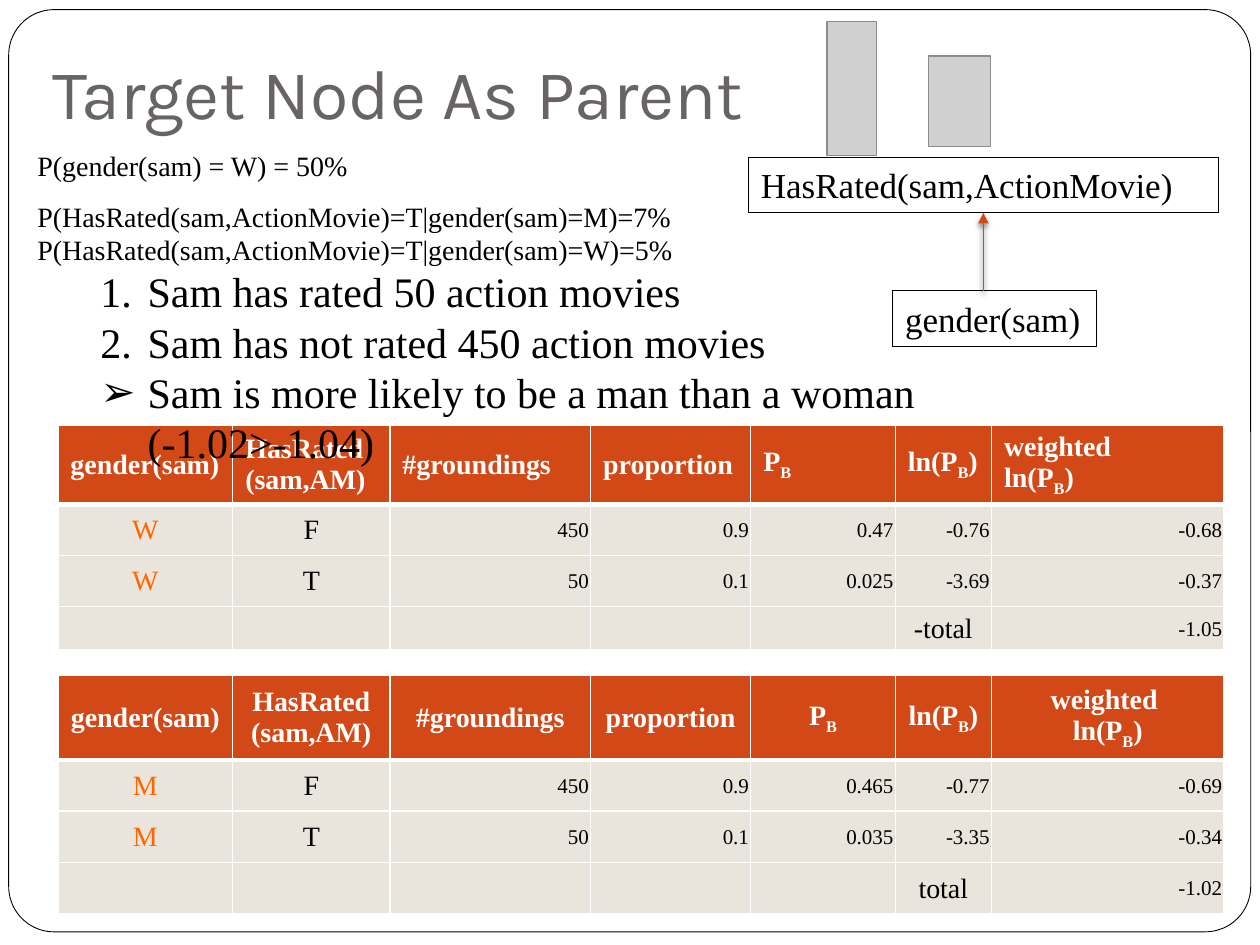
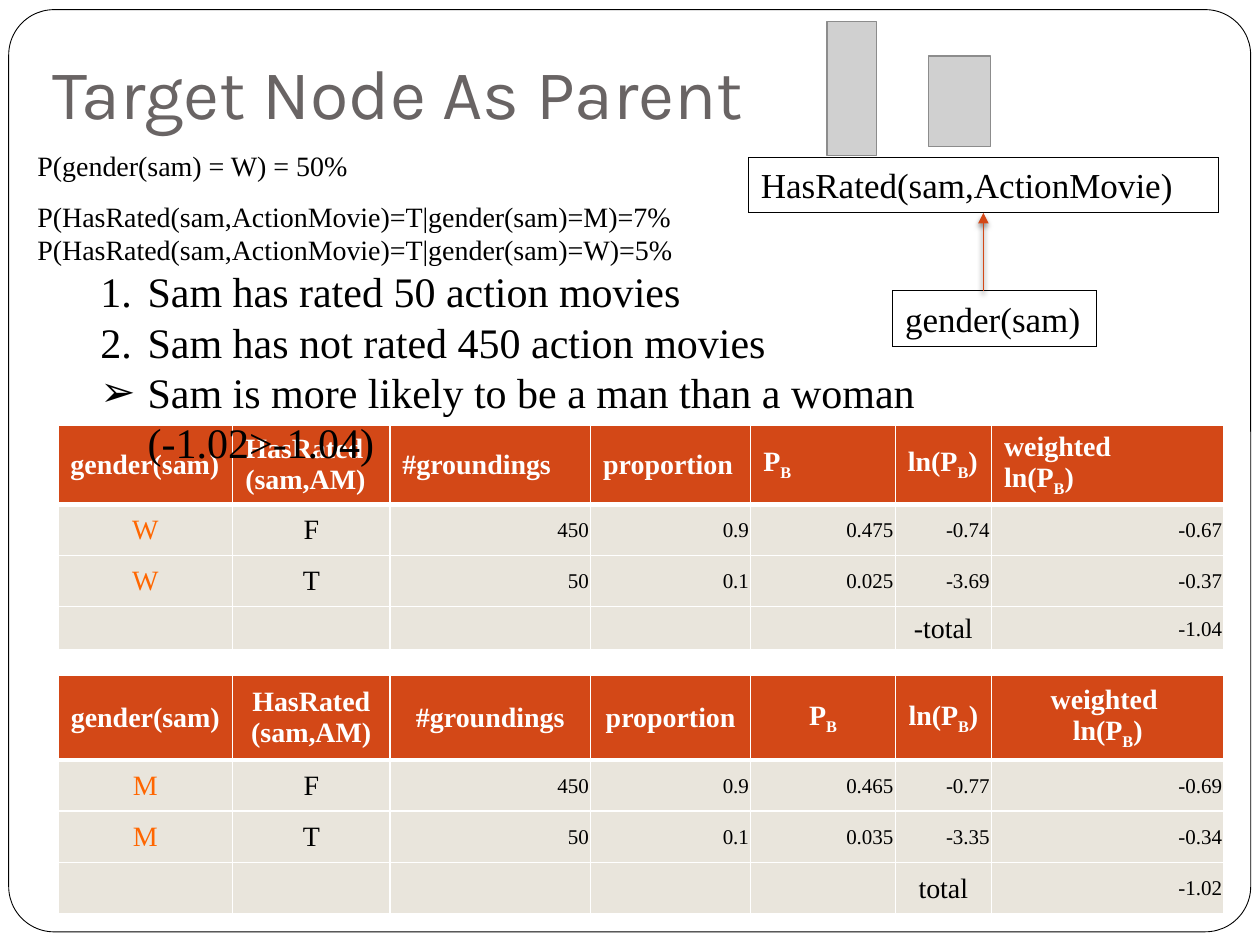
Before and after one commit to oschulte/srl-tutorial-slides, a slide deck: slide 16 of ch5-rel-bayes-net-classifier.pptx (slide 19 before the commit). Drawn at 1260x945 pixels with LibreOffice and Linux fonts; fonts in the diff are those of the drawing; grey boxes stand for pictures. Boxes give left, top, right and bottom in pixels: in the first picture for what was removed or moved away, otherwise in the second. Text is boxed around its words. In the diff, an @@ line names an element or a change of style, - is before the commit and + after.

```diff
--- a/ch5-rel-bayes-net-classifier.pptx
+++ b/ch5-rel-bayes-net-classifier.pptx
@@ table at (58, 425, 1223, 653) @@
-row 2: W | F | 450 | 0.9 | 0.47 | -0.76 | -0.68
+row 2: W | F | 450 | 0.9 | 0.475 | -0.74 | -0.67
-row 4, column 7: -1.05
+row 4, column 7: -1.04
```
Also in this commit, not shown: 10 other slides changed, 6 slides removed, 14 other files.
